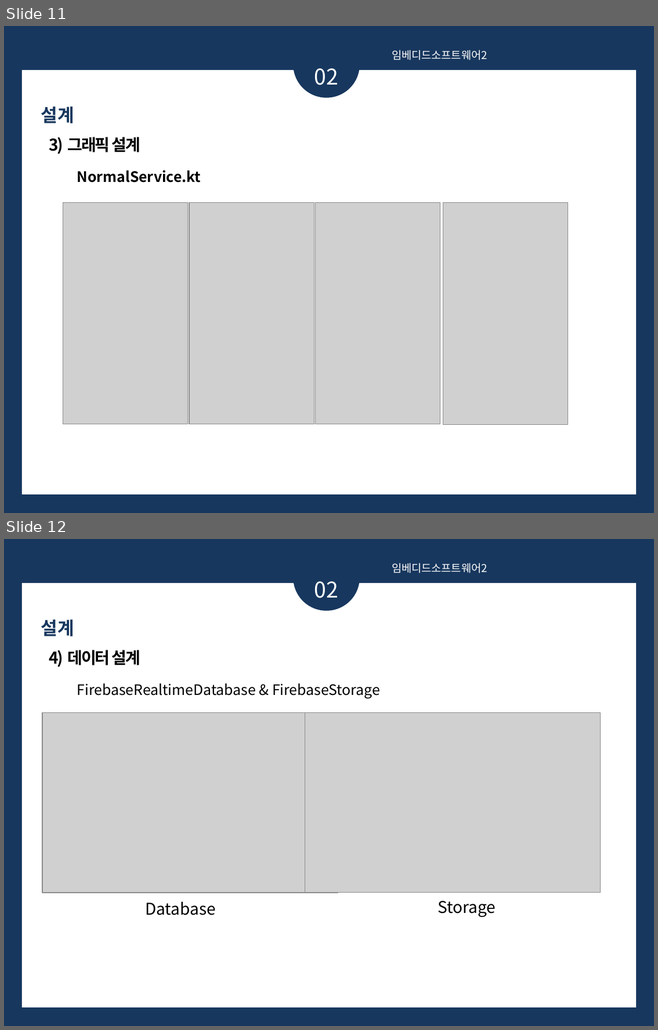
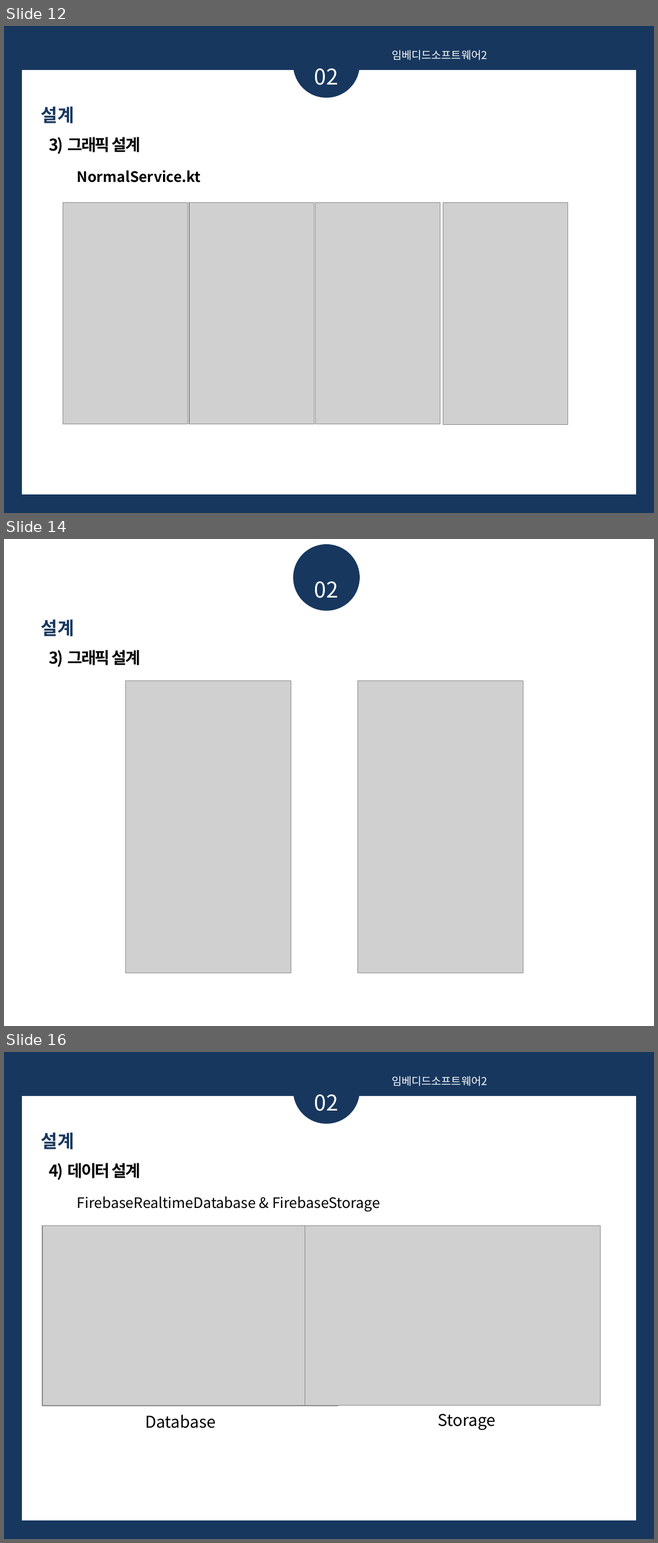
Before and after one commit to 201411108/Black-Android-app-for-eye, a slide deck: Document/발표PPT양식.pptx. Shown one above the other, each under a label of ours: slides 11 and 12 before the commit, slides 12, 14 and 16 after it; the slides between them are not shown. The pictures are 658x1030 and 658x1543 pixels, drawn with LibreOffice and Linux fonts; fonts in the diff are those of the drawing; grey boxes stand for pictures. Boxes give left, top, right and bottom in pixels: in the first picture for what was removed or moved away, otherwise in the second. Text is boxed around its words. In the diff, an @@ line names an element or a change of style, - is before the commit and + after.

Commit message:
그래픽, 데이터 설계 부분 내용 추가

```diff
--- a/Document/발표PPT양식.pptx
+++ b/Document/발표PPT양식.pptx
@@ slide 14 added at (x1=4, y1=539, x2=654, y2=1026), background #FFFFFF @@
@@ ellipse added at (x1=293, y1=544, x2=360, y2=610), fill #17375E @@
@@ text added at (x1=314, y1=581, x2=338, y2=598), 24 pt, text #FFFFFF @@
+02
@@ text added at (x1=41, y1=620, x2=74, y2=636), 20 pt, text #17375E, bold @@
+설계
@@ text added at (x1=49, y1=650, x2=140, y2=667), 18 pt, text #000000, bold @@
+3) 그래픽 설계
@@ picture added at (x1=125, y1=681, x2=291, y2=973) @@
@@ picture added at (x1=357, y1=681, x2=523, y2=973) @@
@@ what was slide 11 is now slide 12 @@
@@ what was slide 12 is now slide 16 @@
```
Also in this commit, not shown: 8 other slides added.
